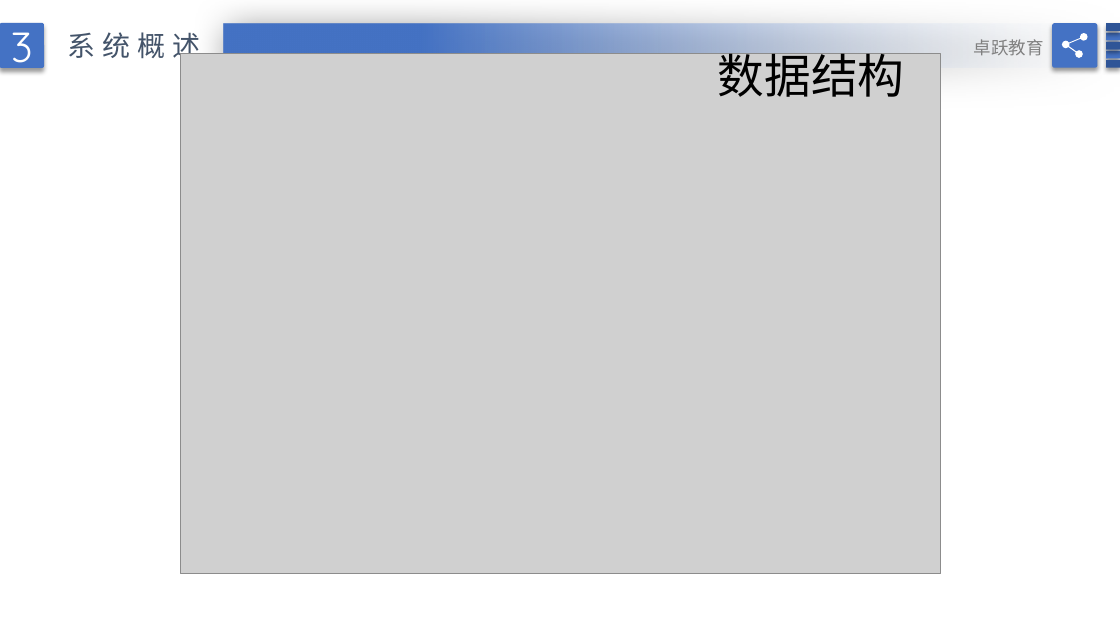
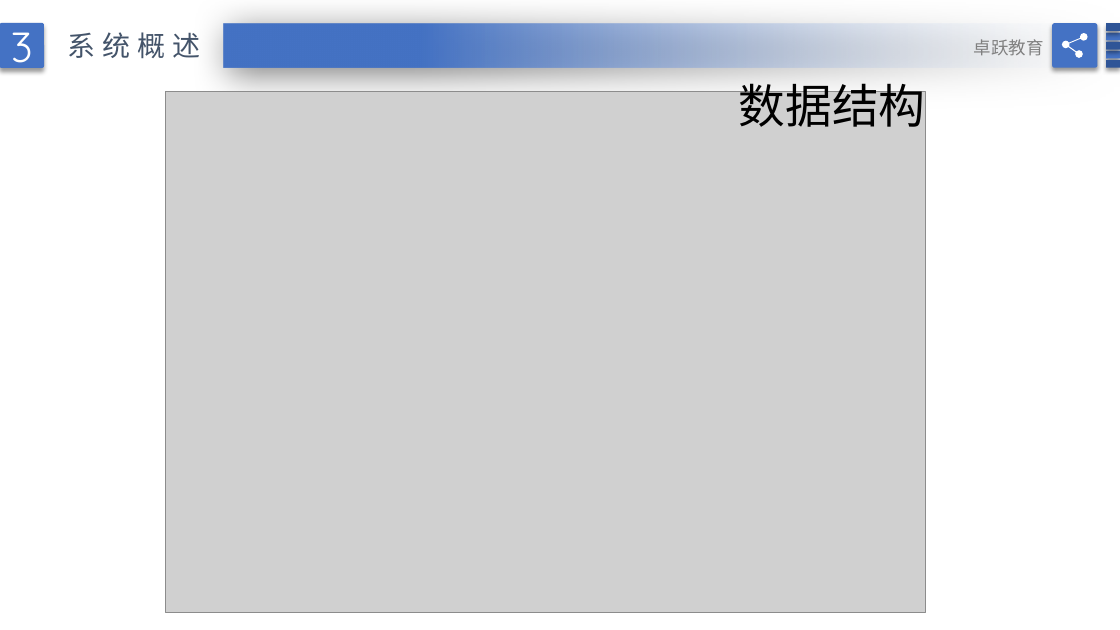
Before and after one commit to TestingTestings/Project_4, a slide deck: slide 24 of doc/简洁蓝色毕业论文答辩PPT模版.pptx (slide 23 before the commit). Drawn at 1120x630 pixels with LibreOffice and Linux fonts; fonts in the diff are those of the drawing; grey boxes stand for pictures; background and template pictures are left out. Boxes give left, top, right and bottom in pixels: in the first picture for what was removed or moved away, otherwise in the second. Text is boxed around its words. In the diff, an @@ line names an element or a change of style, - is before the commit and + after.

```diff
--- a/doc/简洁蓝色毕业论文答辩PPT模版.pptx
+++ b/doc/简洁蓝色毕业论文答辩PPT模版.pptx
@@ title "数据结构": place and size @@
-title "数据结构" at [718, 46, 905, 97]
+title "数据结构" at [739, 84, 926, 136]
@@ picture: place and size @@
-picture at [181, 53, 941, 574]
+picture at [166, 92, 926, 613]
```
Also in this commit, not shown: 8 other slides changed, 4 slides added, 5 slides removed.
